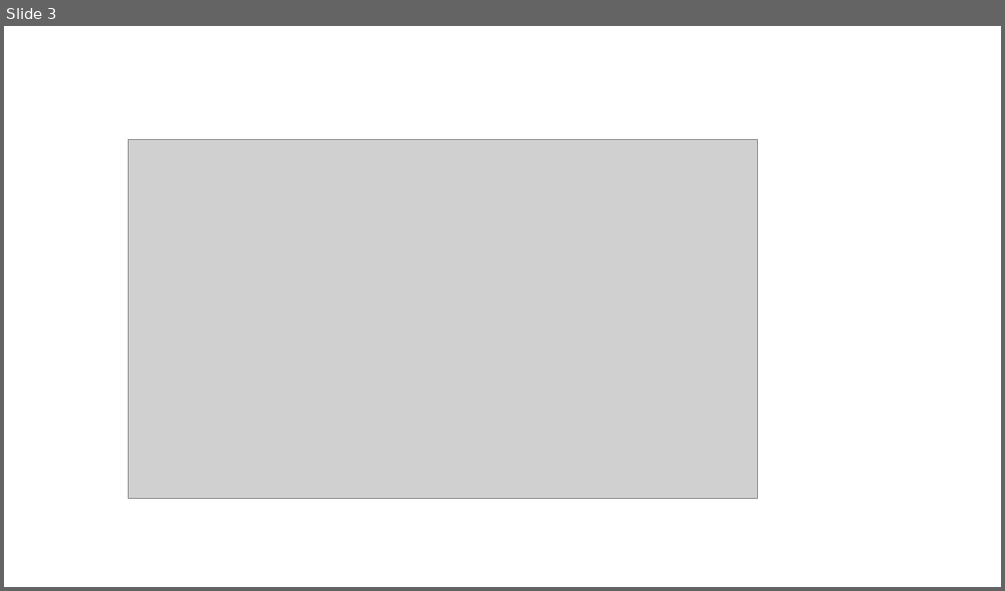
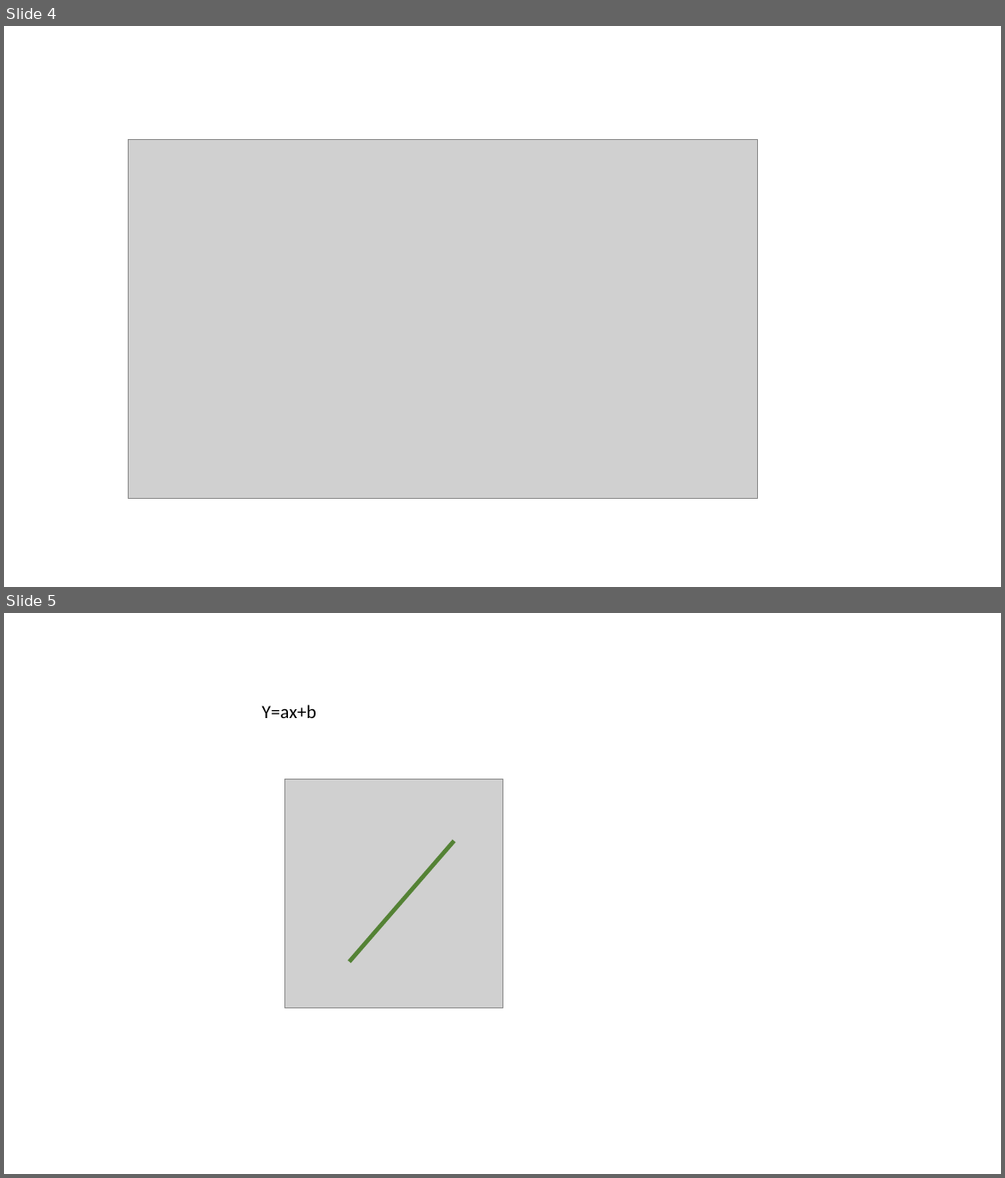
Before and after one commit to isshort/machine-learning-teaching, a slide deck: crisp method.pptx. Shown one above the other, each under a label of ours: slide 3 before the commit, slides 4 and 5 after it. The pictures are 1005x591 and 1005x1178 pixels, drawn with LibreOffice and Linux fonts; fonts in the diff are those of the drawing; grey boxes stand for pictures. Boxes give left, top, right and bottom in pixels: in the first picture for what was removed or moved away, otherwise in the second. Text is boxed around its words. In the diff, an @@ line names an element or a change of style, - is before the commit and + after.

```diff
--- a/crisp method.pptx
+++ b/crisp method.pptx
@@ slide 5 added at (x1=4, y1=613, x2=1001, y2=1174), background #FFFFFF @@
@@ text added at (x1=262, y1=705, x2=316, y2=718), 18 pt, text #000000 @@
+Y=ax+b
@@ picture added at (x1=285, y1=779, x2=502, y2=1008) @@
@@ line added from (454, 841) to (349, 962), #548235 4 pt @@
@@ what was slide 3 is now slide 4 @@
```
Also in this commit, not shown: 2 other slides added, 4 other files.
